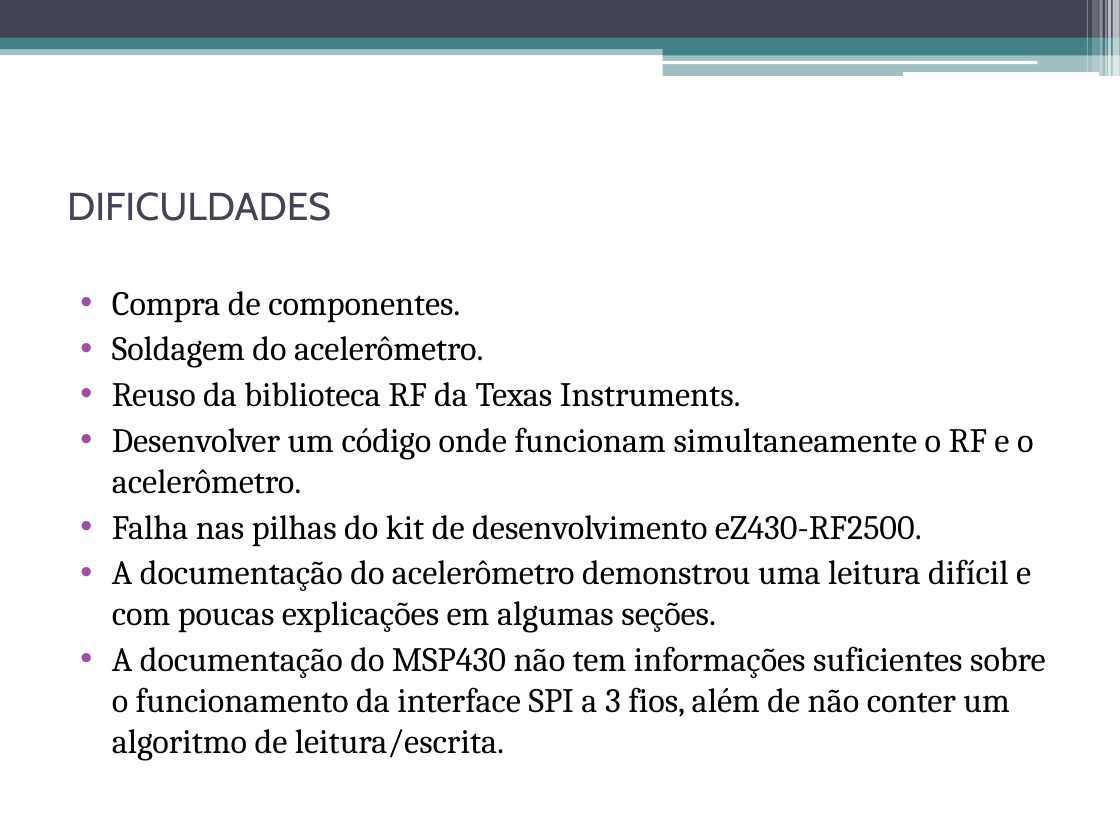
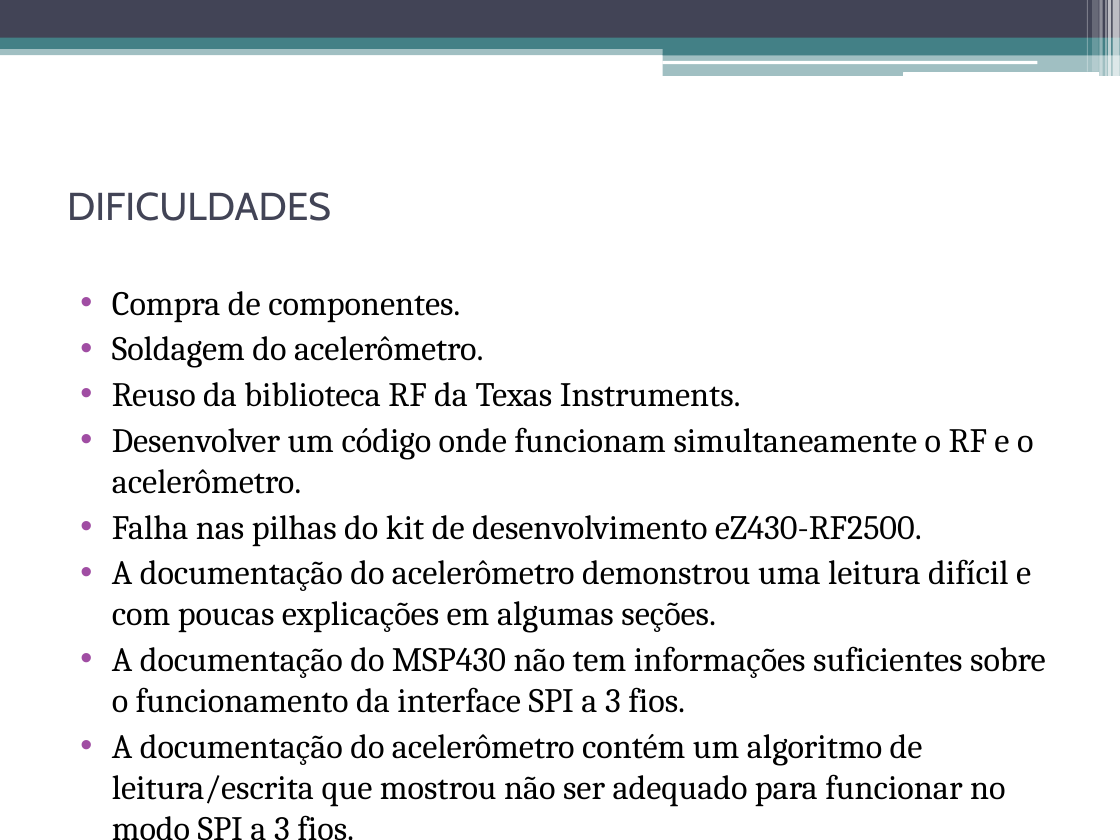
Before and after one commit to gnoahn/msp430-remote-control-car, a slide deck: slide 14 of documentos/apresentação.pptx. Drawn at 1120x840 pixels with LibreOffice and Linux fonts; fonts in the diff are those of the drawing. Boxes give left, top, right and bottom in pixels: in the first picture for what was removed or moved away, otherwise in the second. Text is boxed around its words. In the diff, an @@ line names an element or a change of style, - is before the commit and + after.

```diff
--- a/documentos/apresentação.pptx
+++ b/documentos/apresentação.pptx
@@ text at (x1=112, y1=646, x2=1046, y2=807): text changed @@
-• A documentação do MSP430 não tem informações suficientes sobre o funcionamento da interface SPI a 3 fios, além de não conter um algoritmo de leitura/escrita.
+• A documentação do MSP430 não tem informações suficientes sobre o funcionamento da interface SPI a 3 fios.
+• A documentação do acelerômetro contém um algoritmo de leitura/escrita que mostrou não ser adequado para funcionar no modo SPI a 3 fios.
```
Also in this commit, not shown: 3 other slides changed.
